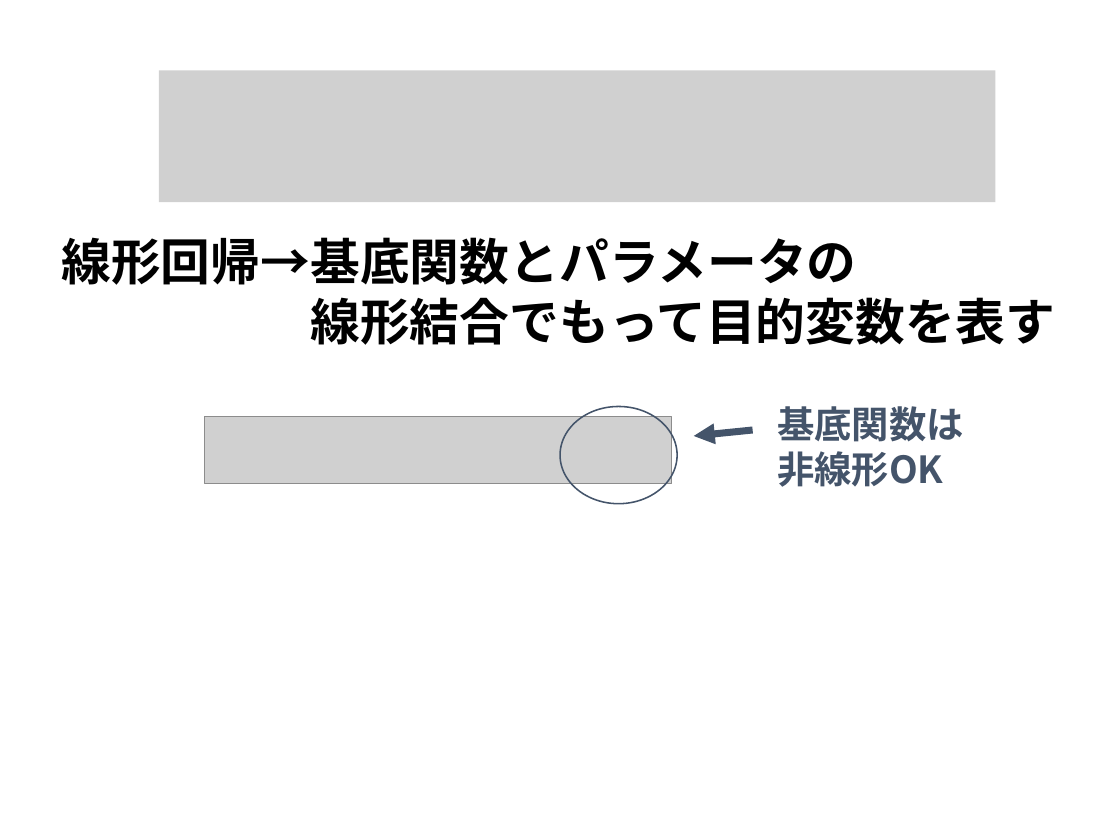
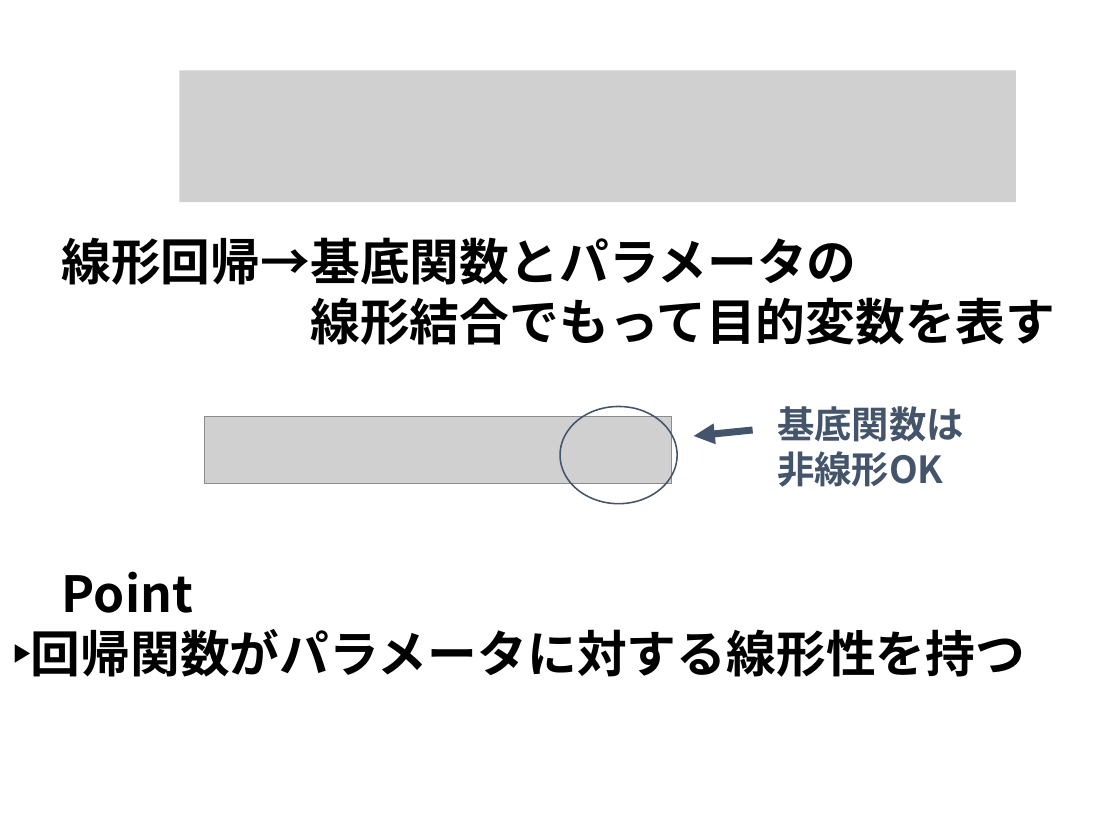
Before and after one commit to j-i-k-o/PRMLSeminar, a slide deck: slide 7 of 3章/PRML3章.pptx (slide 4 before the commit). Drawn at 1120x840 pixels with LibreOffice and Linux fonts; fonts in the diff are those of the drawing; grey boxes stand for pictures. Boxes give left, top, right and bottom in pixels: in the first picture for what was removed or moved away, otherwise in the second. Text is boxed around its words. In the diff, an @@ line names an element or a change of style, - is before the commit and + after.

```diff
--- a/3章/PRML3章.pptx
+++ b/3章/PRML3章.pptx
@@ picture moved from (x1=159, y1=71, x2=996, y2=203) to (x1=179, y1=71, x2=1016, y2=203) @@
@@ text added at (x1=31, y1=571, x2=1026, y2=677), 32 pt, text #000000, bold @@
+Point
+‣回帰関数がパラメータに対する線形性を持つ
```
Also in this commit, not shown: 4 other slides changed, 7 slides added.
